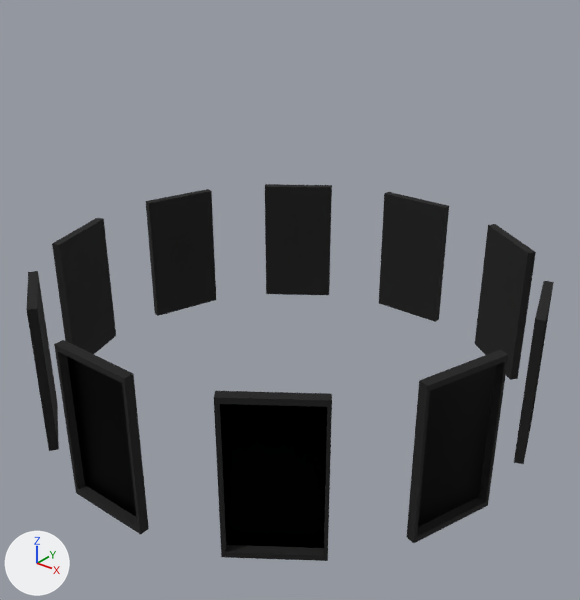
One commit to the glTF model public/mobiles.glb: the scene before it, then after it.
Rendered twice from a camera (50 mm lens) standing at (9.02, -11.25, 7.63) and looking at (-0.15, 0.21, 0.52). Arrows for +X, +Y and +Z are at lower left; the lights stay in place. Vertices at the same position are counted once.

In view in the first picture: 'scene.002'.
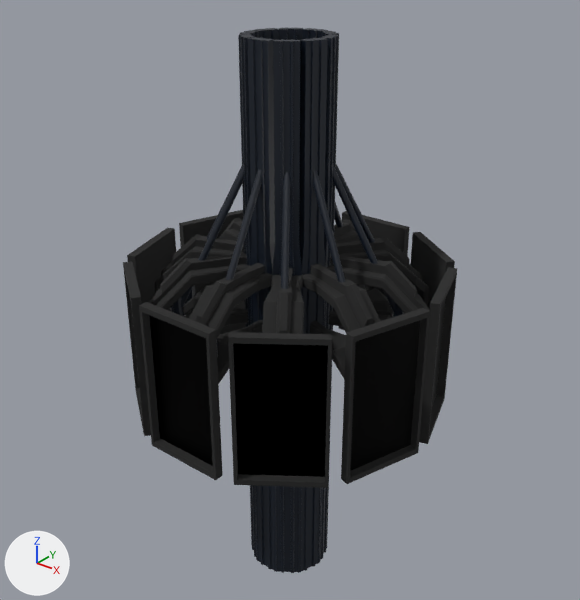
Pixel boxes [x1, y1, x2, y2] of what changed, in the pictures (580 x 600 px; the box of a moved part takes in the faces that stretch with it):
'scene.002', reshaped (37% narrower, 45% taller)
    before: [26, 184, 554, 561]
    after: [123, 27, 457, 573]
part 1 of me_cube_003, moved or reshaped
    before: [54, 340, 149, 535]
    after: [139, 302, 223, 480]
part 2 of me_cube_003, moved or reshaped
    before: [26, 271, 59, 451]
    after: [228, 332, 332, 488]
part 3 of me_cube_003, moved or reshaped
    before: [514, 281, 554, 465]
    after: [341, 308, 430, 484]
part 4 of me_cube_003, moved or reshaped
    before: [406, 350, 508, 543]
    after: [419, 267, 457, 444]
part 5 of me_cube_003, moved or reshaped
    before: [265, 184, 332, 295]
    after: [410, 232, 455, 309]
part 6 of me_cube_003, moved or reshaped
    before: [379, 192, 449, 322]
    after: [339, 211, 409, 330]
part 7 of me_cube_003, moved or reshaped (not visible afterwards)
    before: [475, 224, 536, 380]
part 8 of me_cube_003, moved or reshaped
    before: [52, 218, 116, 354]
    after: [179, 210, 246, 335]
part 9 of me_cube_003, moved or reshaped
    before: [146, 189, 216, 316]
    after: [127, 228, 176, 311]
part 10 of me_cube_003, moved or reshaped
    before: [214, 391, 332, 561]
    after: [123, 261, 151, 436]
part 11 of me_cube_003, added (black)
    after: [149, 27, 430, 573]

What changed in the scene script:
```text
Add mat_material_003:
    mat_material_003 = principled_material('Material.003')
    mat_material_003.base_color = (0.00279, 0.00748, 0.0172)  # black #091523
Change me_cube_003:
    used by ob_scene_002; location = (0.0, 0.0, 0.0)
    remove me_cube_003.from_pydata(...)  # 160 vertices, 280 faces; spans x -4.9..4.9, y -4.89..4.89, z -1.48..1.47
    add me_cube_003.from_pydata(...)  # 7380 vertices, 14520 faces; spans x -3.22..3.22, y -3.12..3.12, z -5.72..5.71
    me_cube_003 part 1: the loose piece of 16 vertices spanning x -0.83..0.83, y -4.89..-4.71, z -1.48..1.47 is turned -180 degrees about the y axis through its middle, then moved by (0.0, 1.77, 0.0)
    me_cube_003 part 2: the loose piece of 16 vertices spanning x -3.54..-2.1, y -4.44..-3.32, z -1.48..1.47 is turned -180 degrees about the y axis through its middle, then moved by (4.6, 1.43, 0.0)
    me_cube_003 part 3: the loose piece of 16 vertices spanning x 4.22..4.9, y 0.67..2.3, z -1.48..1.47 is turned 180 degrees about the x axis through its middle, then moved by (-1.68, -2.42, 0.0)
    me_cube_003 part 4: the loose piece of 16 vertices spanning x 4.22..4.9, y -2.3..-0.67, z -1.48..1.47 is turned 180 degrees about the x axis through its middle, then moved by (-1.68, 2.42, 0.0)
    me_cube_003 part 5: the loose piece of 16 vertices spanning x -3.54..-2.1, y 3.32..4.44, z -1.48..1.47 is turned 180 degrees about the y axis through its middle, then moved by (4.6, -1.43, 0.0)
    me_cube_003 part 6: the loose piece of 16 vertices spanning x -0.83..0.83, y 4.71..4.89, z -1.48..1.47 is turned 180 degrees about the y axis through its middle, then moved by (0.0, -1.77, 0.0)
    me_cube_003 part 7: the loose piece of 16 vertices spanning x 2.1..3.54, y 3.32..4.44, z -1.48..1.47 is turned 180 degrees about the y axis through its middle, then moved by (-4.6, -1.43, 0.0)
    me_cube_003 part 8: the loose piece of 16 vertices spanning x -4.9..-4.22, y -2.3..-0.67, z -1.48..1.47 is turned -180 degrees about the x axis through its middle, then moved by (1.68, 2.42, 0.0)
    me_cube_003 part 9: the loose piece of 16 vertices spanning x -4.9..-4.22, y 0.67..2.3, z -1.48..1.47 is turned -180 degrees about the x axis through its middle, then moved by (1.68, -2.42, 0.0)
    me_cube_003 part 10: the loose piece of 16 vertices spanning x 2.1..3.54, y -4.44..-3.32, z -1.48..1.47 is turned -180 degrees about the y axis through its middle, then moved by (-4.6, 1.43, 0.0)
    me_cube_003 part 11: 7220 vertices added at x -2.86..2.86, y -2.95..2.95, z -5.72..5.71
    add me_cube_003.materials.append(mat_material_003)  # black #091523
```
